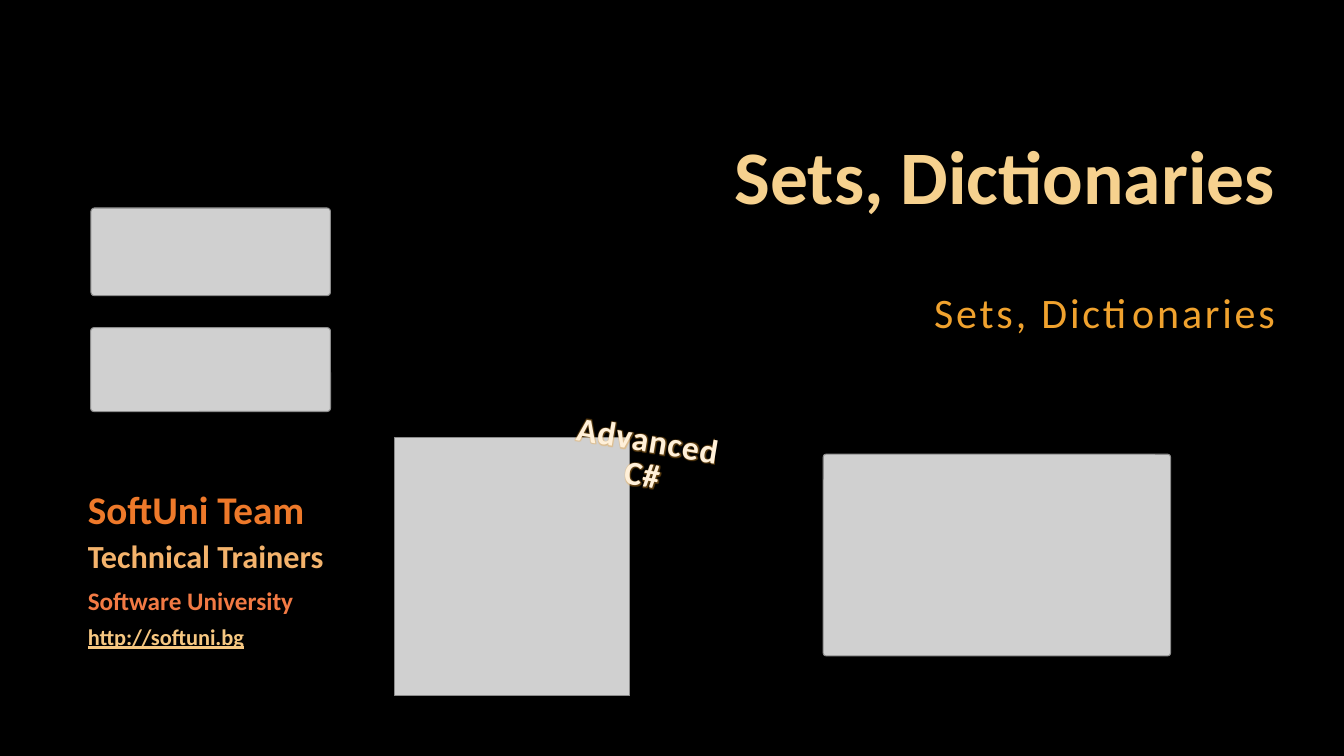
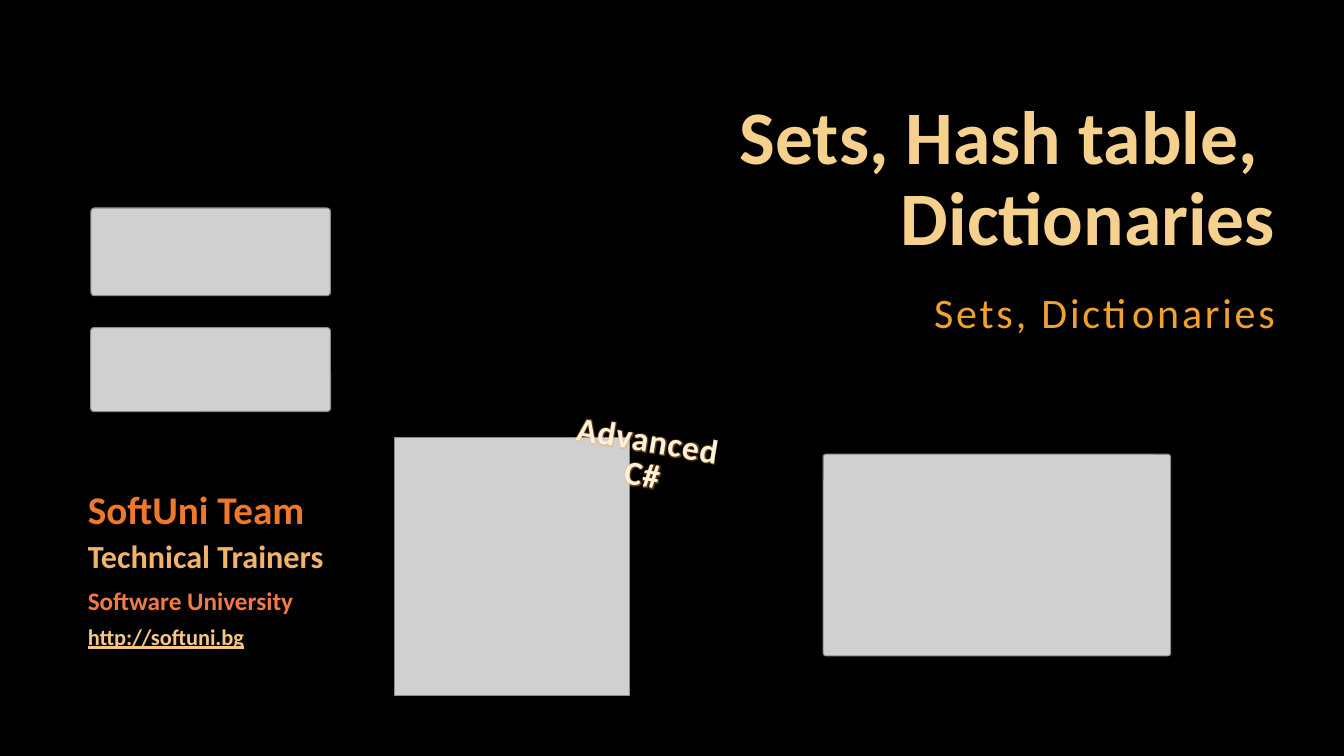
Before and after one commit to GoldenR1618/SoftUni-Exercises-and-Exams, a slide deck: slide 1 of 05.C#_Advanced/02.SETS_AND_DICTIONARIES/02. CSharp-Advanced-Sets-And-Dictionaries.pptx. Drawn at 1344x756 pixels with LibreOffice and Linux fonts; fonts in the diff are those of the drawing; grey boxes stand for pictures; background and template pictures are left out. Boxes give left, top, right and bottom in pixels: in the first picture for what was removed or moved away, otherwise in the second. Text is boxed around its words. In the diff, an @@ line names an element or a change of style, - is before the commit and + after.

Commit message:
Edit CSharp-Advanced-Sets-And-Dictionaries-Lab.docx and CSharp-Advanced-Sets-And-Dictionaries.pptx

```diff
--- a/05.C#_Advanced/02.SETS_AND_DICTIONARIES/02. CSharp-Advanced-Sets-And-Dictionaries.pptx
+++ b/05.C#_Advanced/02.SETS_AND_DICTIONARIES/02. CSharp-Advanced-Sets-And-Dictionaries.pptx
@@ title at <box>740,111,1275,246</box>: text changed @@
-Sets, Dictionaries
+Sets, Hash table,
+Dictionaries
```
Also in this commit, not shown: 5 other slides changed, 20 slides added, 1 other file.
